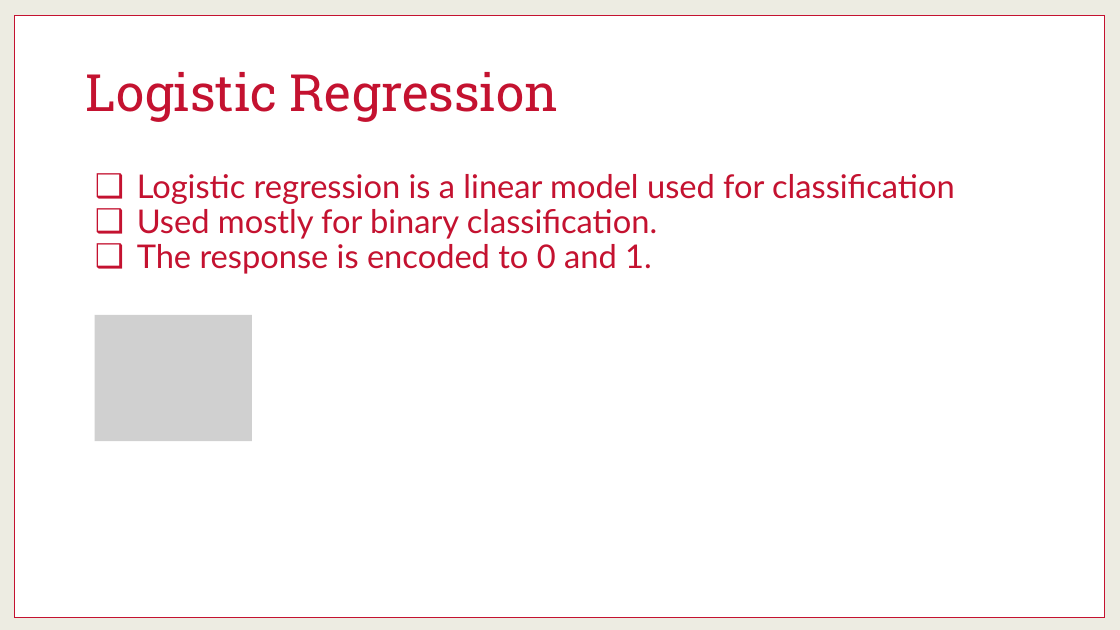
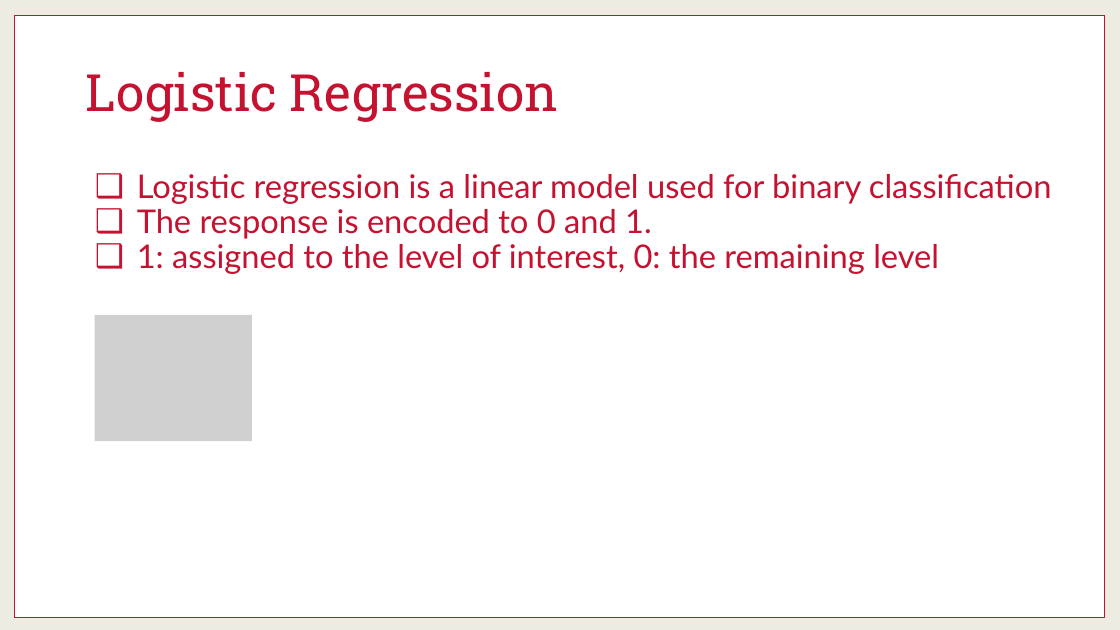
Before and after one commit to martinwg/ISA591, a slide deck: slide 3 of PPT/Module 6 - Logistic Regression (Descriptive).pptx. Drawn at 1120x630 pixels with LibreOffice and Linux fonts; fonts in the diff are those of the drawing; grey boxes stand for pictures. Boxes give left, top, right and bottom in pixels: in the first picture for what was removed or moved away, otherwise in the second. Text is boxed around its words. In the diff, an @@ line names an element or a change of style, - is before the commit and + after.

```diff
--- a/PPT/Module 6 - Logistic Regression (Descriptive).pptx
+++ b/PPT/Module 6 - Logistic Regression (Descriptive).pptx
@@ text at [137,174,1052,204]: text changed @@
-❑ Logistic regression is a linear model used for classification
-❑ Used mostly for binary classification.
+❑ Logistic regression is a linear model used for binary classification
@@ text at [137,244,939,274]: paragraph added @@
+❑ 1: assigned to the level of interest, 0: the remaining level
```
Also in this commit, not shown: 10 other slides changed, 11 slides added, 2 slides removed.
